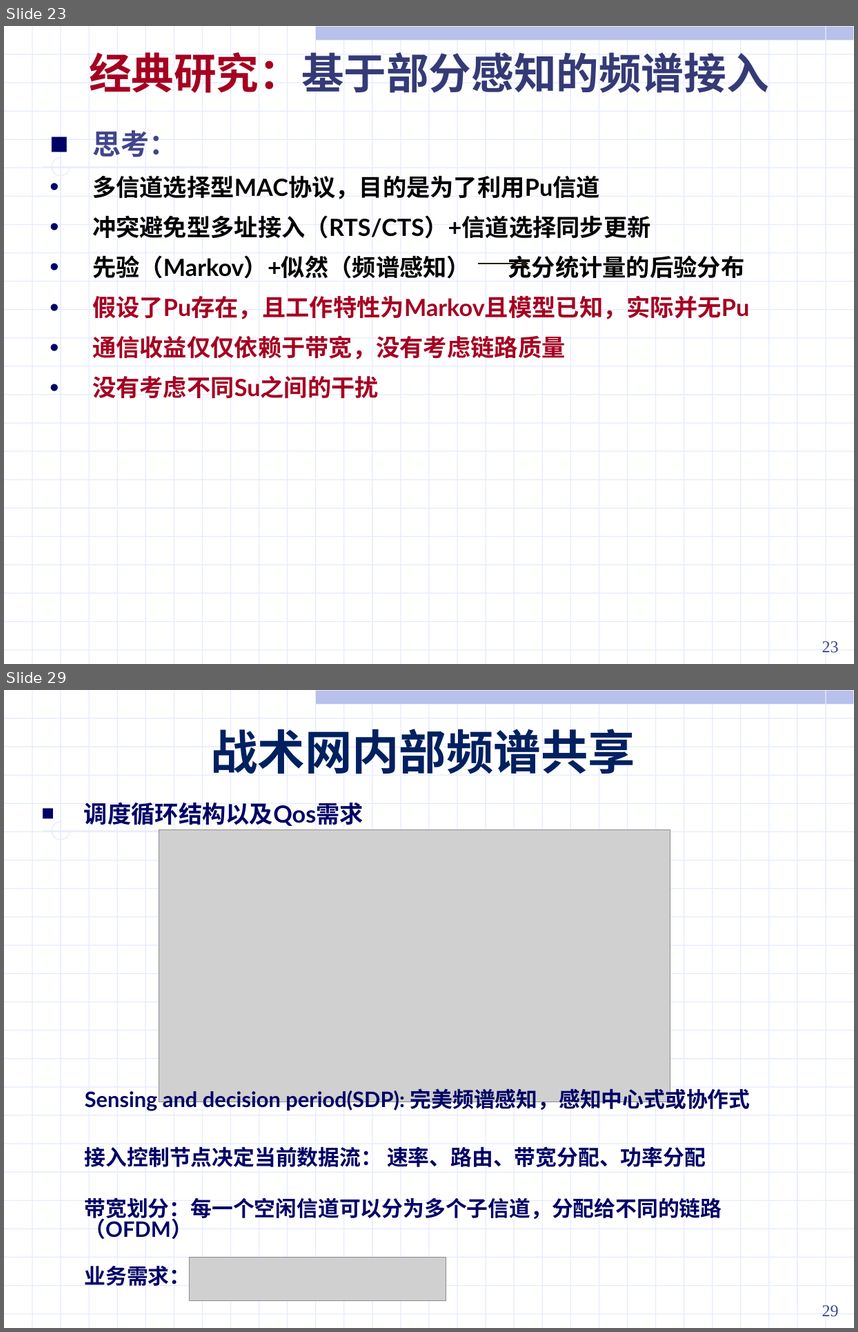
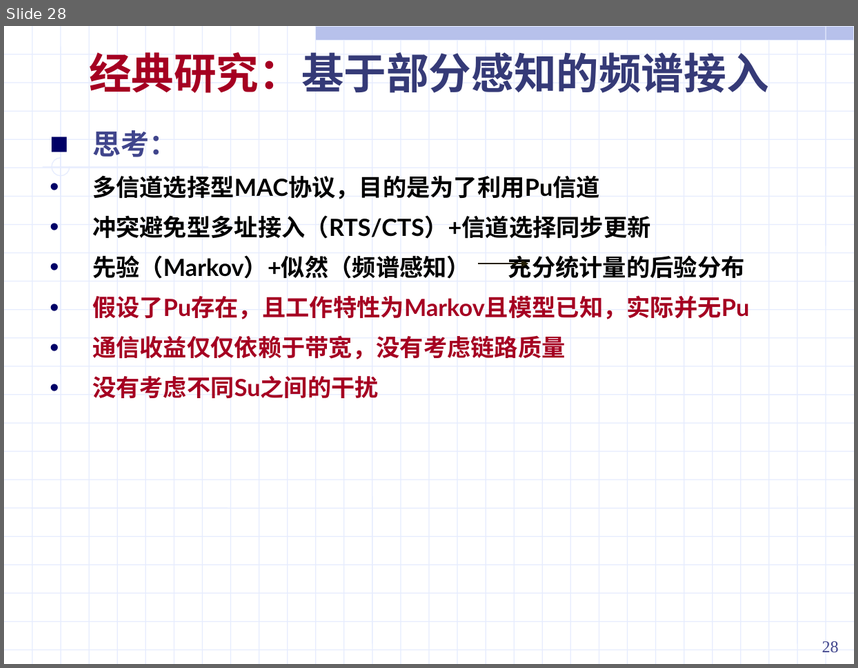
Before and after one commit to ssheroes/hello-world, a slide deck: 战术网频谱共享调研 (2).pptx. Shown one above the other, each under a label of ours: slides 23 and 29 before the commit, slide 28 after it; the slides between them are not shown. The pictures are 858x1332 and 858x668 pixels, drawn with LibreOffice and Linux fonts; fonts in the diff are those of the drawing; grey boxes stand for pictures. Boxes give left, top, right and bottom in pixels: in the first picture for what was removed or moved away, otherwise in the second. Text is boxed around its words. In the diff, an @@ line names an element or a change of style, - is before the commit and + after.

```diff
--- a/战术网频谱共享调研 (2).pptx
+++ b/战术网频谱共享调研 (2).pptx
@@ slide 29 removed at (4,690,854,1328), background #FFFFFF; not listed: 56 template elements that a slide beside it also shows @@
@@ text removed at (211,729,635,774) @@
-战术网内部频谱共享
@@ text removed at (84,802,363,826) @@
-■ 调度循环结构以及Qos需求
@@ picture removed at (159,829,670,1101) @@
@@ text removed at (85,1085,751,1113) @@
-Sensing and decision period(SDP): 完美频谱感知，感知中心式或协作式
@@ text removed at (85,1146,706,1167) @@
-接入控制节点决定当前数据流： 速率、路由、带宽分配、功率分配
@@ text removed at (84,1197,722,1239) @@
-带宽划分：每一个空闲信道可以分为多个子信道，分配给不同的链路（OFDM）
@@ text removed at (84,1262,190,1290) @@
-业务需求：
@@ picture removed at (190,1257,446,1301) @@
@@ page number removed at (822,1305,839,1317) @@
-29
@@ what was slide 23 is now slide 28 @@
@@ page number at (822,641,839,653): text changed @@
-23
+28
```
Also in this commit, not shown: 3 slides changed, 7 slides added, 7 other slides removed.
